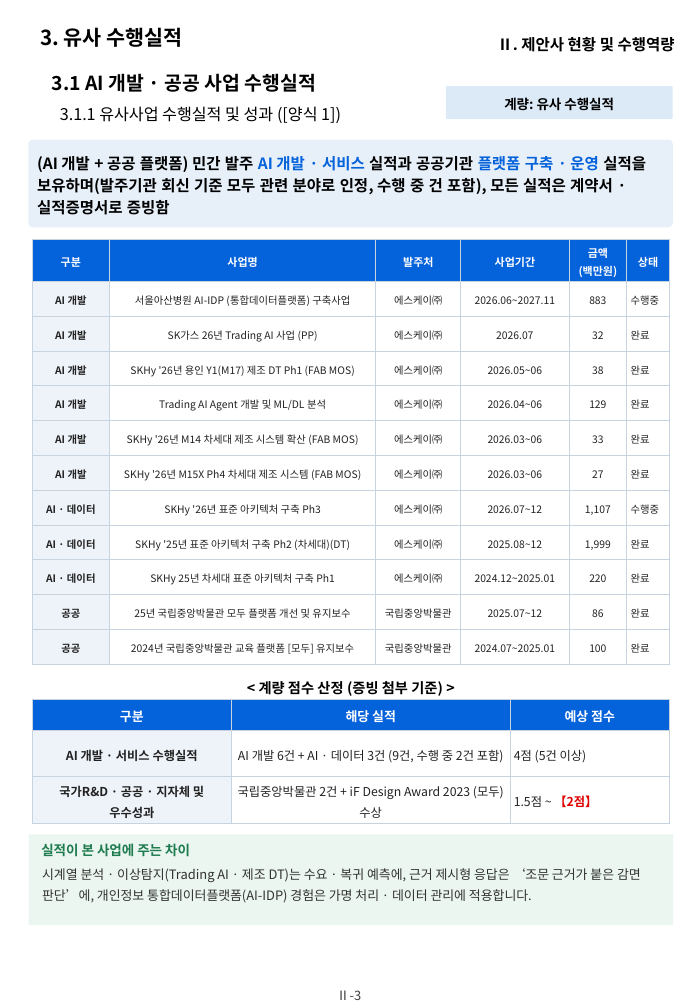
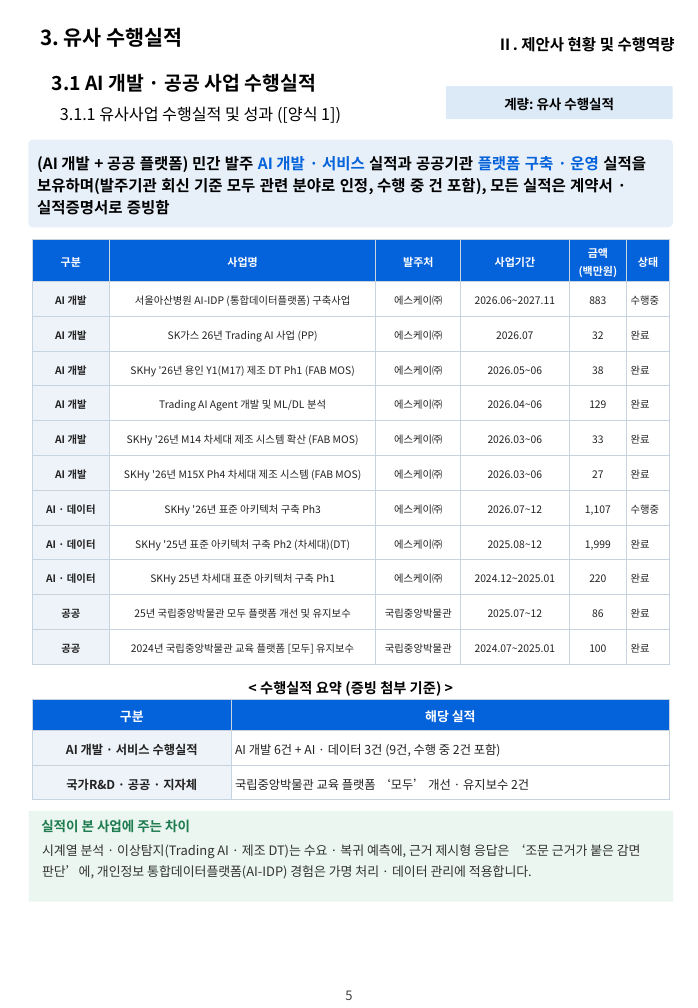
Before and after one commit to hwangsteeve-tech/hbjw, a slide deck: slide 9 of proposals/2026-11_dsit-parking-ai/dsit_proposal.pptx. Drawn at 698x1008 pixels with LibreOffice and Linux fonts; fonts in the diff are those of the drawing; background and template pictures are left out. Boxes give left, top, right and bottom in pixels: in the first picture for what was removed or moved away, otherwise in the second. Text is boxed around its words. In the diff, an @@ line names an element or a change of style, - is before the commit and + after.

```diff
--- a/proposals/2026-11_dsit-parking-ai/dsit_proposal.pptx
+++ b/proposals/2026-11_dsit-parking-ai/dsit_proposal.pptx
@@ text at box(260, 681, 442, 696): text changed @@
-< 계량 점수 산정 (증빙 첨부 기준) >
+< 수행실적 요약 (증빙 첨부 기준) >
@@ table at box(33, 699, 670, 799) @@
-column 1: 구분 | AI 개발 · 서비스 수행실적 | 국가R&D · 공공 · 지자체 및 우수성과
-column 2: 해당 실적 | AI 개발 6건 + AI · 데이터 3건 (9건, 수행 중 2건 포함) | 국립중앙박물관 2건 + iF Design Award 2023 (모두) 수상
-column 3: 예상 점수 | 4점 (5건 이상) | 1.5점 ~ 【2점】
+column 1: 구분 | AI 개발 · 서비스 수행실적 | 국가R&D · 공공 · 지자체
+column 2: 해당 실적 | AI 개발 6건 + AI · 데이터 3건 (9건, 수행 중 2건 포함) | 국립중앙박물관 교육 플랫폼 ‘모두’ 개선 · 유지보수 2건
@@ 2 texts, 1 rectangle: place and size @@
-2 texts, 1 rectangle at box(29, 835, 674, 926)
+2 texts, 1 rectangle at box(29, 811, 674, 902)
@@ text at box(345, 990, 352, 1000): text changed @@
-Ⅱ-3
+5
```
Also in this commit, not shown: 29 other slides changed, 3 other files.
